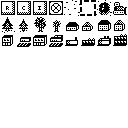
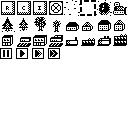
The second 128×128 image is a revision of the first. Changes to its layers:
painted on "Background" over (0, 17, 60, 59)
